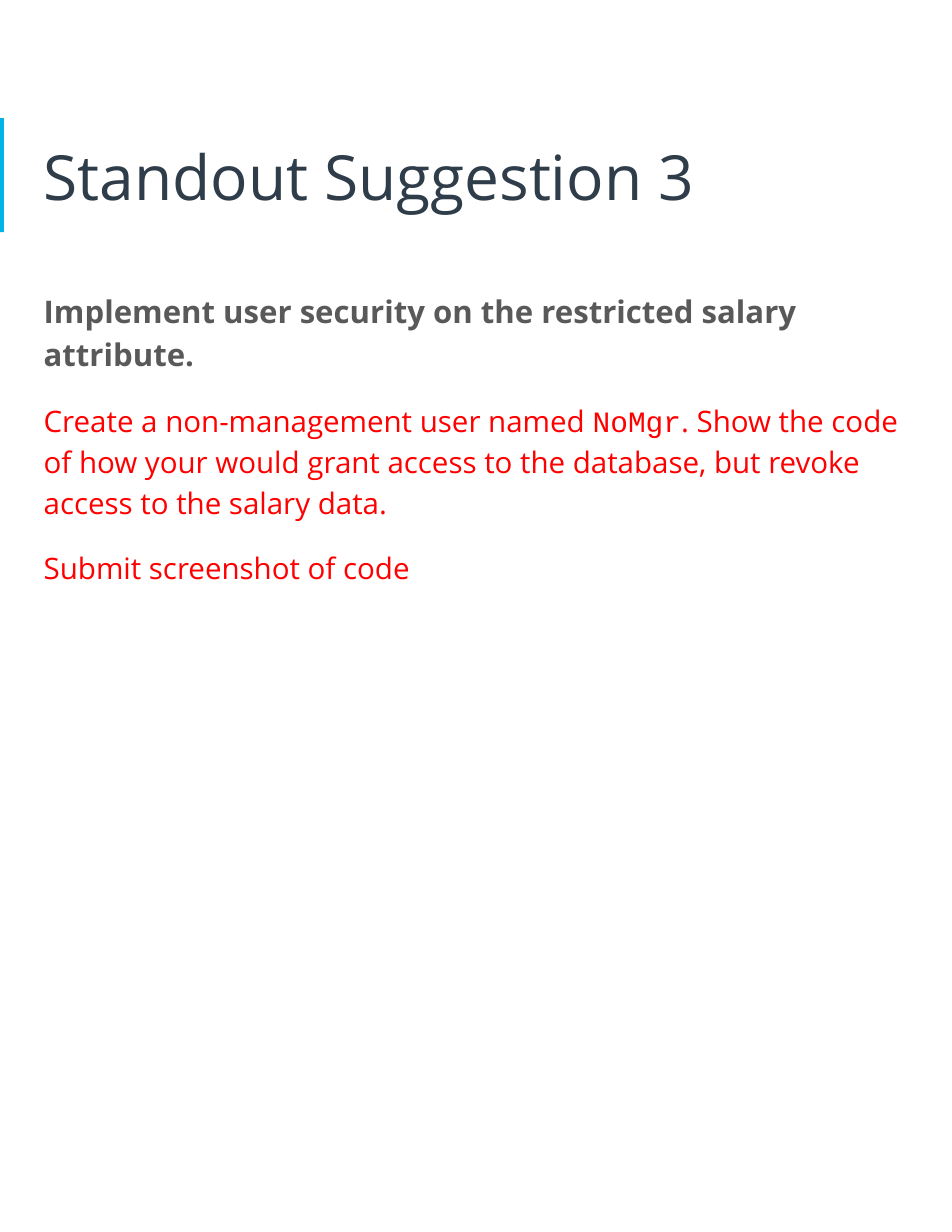
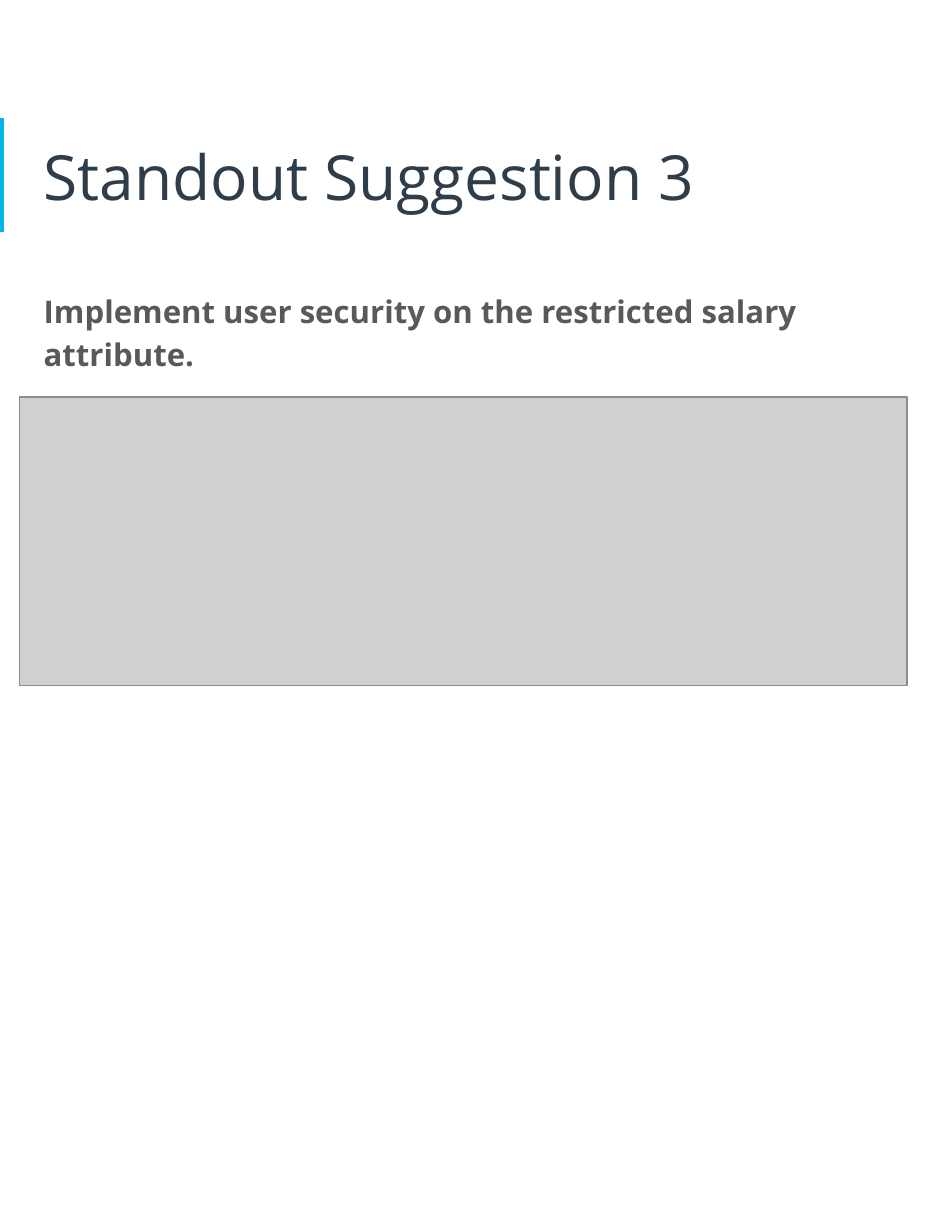
Before and after one commit to fapereira1/data-architecture-nanodegree, a slide deck: slide 28 of Designing-and-HR-database/database-requirement-document.pptx. Drawn at 952x1232 pixels with LibreOffice and Linux fonts; fonts in the diff are those of the drawing; grey boxes stand for pictures. Boxes give left, top, right and bottom in pixels: in the first picture for what was removed or moved away, otherwise in the second. Text is boxed around its words. In the diff, an @@ line names an element or a change of style, - is before the commit and + after.

```diff
--- a/Designing-and-HR-database/database-requirement-document.pptx
+++ b/Designing-and-HR-database/database-requirement-document.pptx
@@ picture added at bbox=[19, 398, 906, 685] @@
@@ text at bbox=[44, 409, 897, 580]: paragraphs removed @@
-Create a non-management user named NoMgr. Show the code of how your would grant access to the database, but revoke access to the salary data.
-Submit screenshot of code
```
Also in this commit, not shown: 14 other slides changed, 5 other files.
